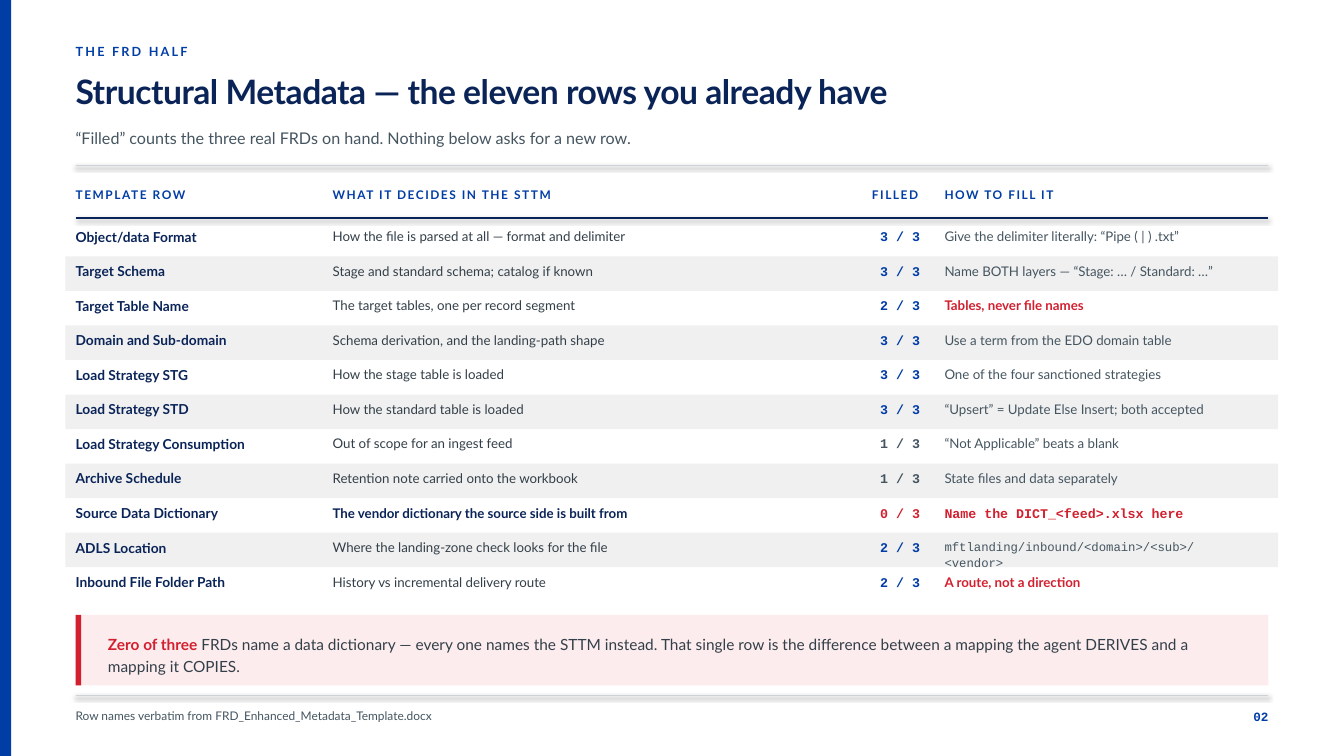
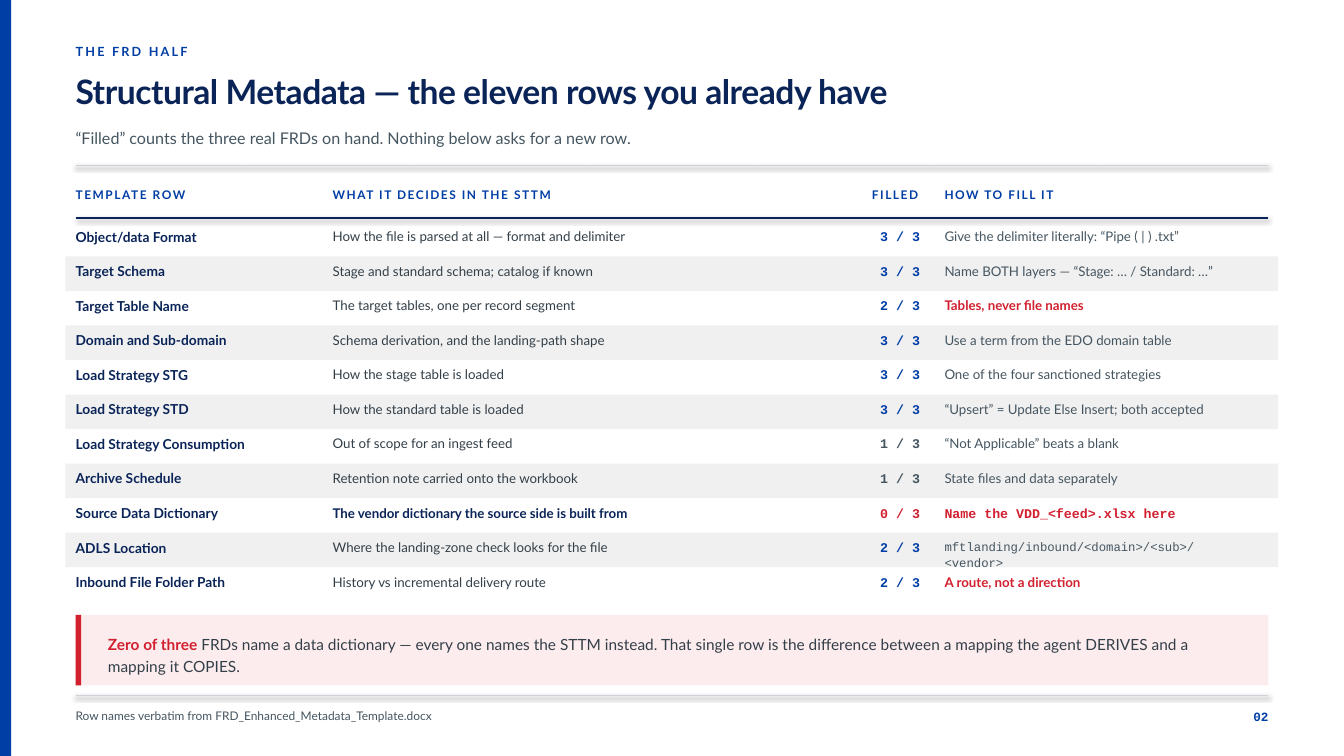
Before and after one commit to ArjunP4Hexaware/frd-to-sttm-agent-v2, a slide deck: slide 2 of context/FRD-and-Dictionary-Input-Requirements.pptx. Drawn at 1344x756 pixels with LibreOffice and Linux fonts; fonts in the diff are those of the drawing. Boxes give left, top, right and bottom in pixels: in the first picture for what was removed or moved away, otherwise in the second. Text is boxed around its words. In the diff, an @@ line names an element or a change of style, - is before the commit and + after.

```diff
--- a/context/FRD-and-Dictionary-Input-Requirements.pptx
+++ b/context/FRD-and-Dictionary-Input-Requirements.pptx
@@ text at [945, 508, 1176, 520]: text changed @@
-Name the DICT_<feed>.xlsx here
+Name the VDD_<feed>.xlsx here
```
Also in this commit, not shown: 2 other slides changed, 5 other files.
